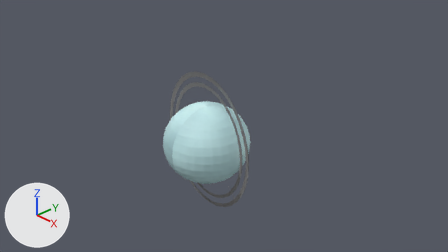
Renders of the Blender file PA7/models/uranus.blend from each side of a commit.
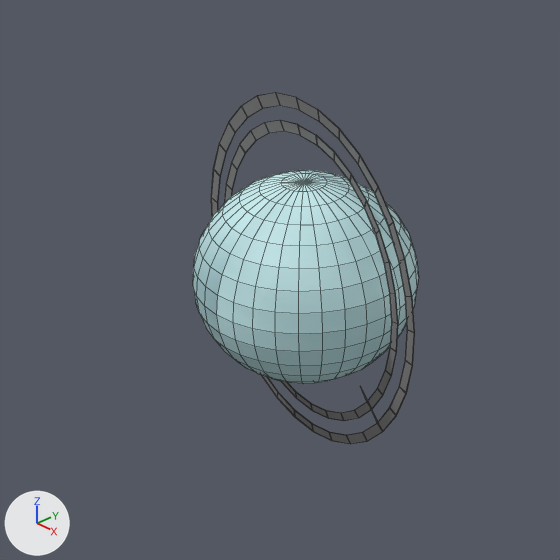
Each version is shown from the file's camera 'Camera', then close up on the part from 20% to 68% of the width and 14% to 100% of the height. Every picture has the same lights, and +X, +Y and +Z are marked at lower left. The close-ups show mesh edges as thin lines.

Script lines for the objects in view, before the commit:
```python
me_circle_001 = bpy.data.meshes.new('Circle.001')
me_circle_001.from_pydata(...)  # 132 vertices, 66 faces; spans x -1.0..1.0, y -1.0..1.0, z -0.02..0.02
me_circle_001.materials.append(mat_jupiterringtexture_png)  # picture img_jupiterringtexture_png
me_circle_002 = bpy.data.meshes.new('Circle.002')
me_circle_002.from_pydata(...)  # 132 vertices, 66 faces; spans x -1.0..1.0, y -1.0..1.0, z -0.02..0.02
me_circle_002.materials.append(mat_jupiterringtexture_png)  # picture img_jupiterringtexture_png
me_sphere_001 = bpy.data.meshes.new('Sphere.001')
me_sphere_001.from_pydata(...)  # 544 vertices, 512 faces; spans x -1.0..1.0, y -1.0..1.0, z -0.98..0.98
me_sphere_001.materials.append(mat_uranustexture_png)  # picture img_uranustexture_png
ob_circle_000 = bpy.data.objects.new('Circle.000', me_circle_002)
ob_circle_000.location = (0.0, 0.0, 0.0)
ob_circle_000.rotation_euler = (1.611, 0.0, 0.0)  # degrees (92, 0, 0)
ob_circle_000.scale = (1.15, 1.46, 1.16)
ob_circle_001 = bpy.data.objects.new('Circle.001', me_circle_001)
ob_circle_001.location = (0.0, 0.0, 0.0)
ob_circle_001.rotation_euler = (1.611, 0.0, 0.0)  # degrees (92, 0, 0)
ob_circle_001.scale = (1.35, 1.7, 1.35)
ob_sphere = bpy.data.objects.new('Sphere', me_sphere_001)
ob_sphere.location = (0.0, 0.0, 0.0)
ob_sphere.scale = (1.0, 1.0, 0.927)
```
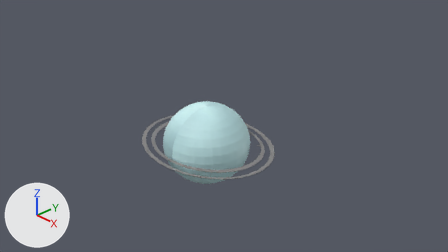
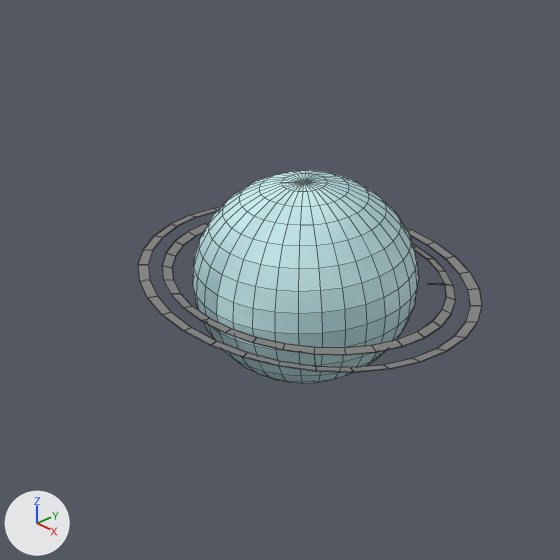
Pixel boxes (x1, y1, x2, y2) of what changed, in the close-ups (560 x 560 px):
'Circle.001', turned: before (211, 93, 415, 444); after (138, 206, 482, 373)
'Circle.000', turned: before (224, 120, 398, 421); after (162, 222, 456, 355)

Edits to the bpy script that builds the scene:
```text
Change ob_circle_000:
    ob_circle_000.rotation_euler: (1.611, 0.0, 0.0) -> (0.0, 0.0, 1.571)  # degrees (92, 0, 0) -> degrees (0, 0, 90)
Change ob_circle_001:
    ob_circle_001.rotation_euler: (1.611, 0.0, 0.0) -> (3.134, 0.00633, -1.571)  # degrees (92, 0, 0) -> degrees (180, 0.4, -90)
```
